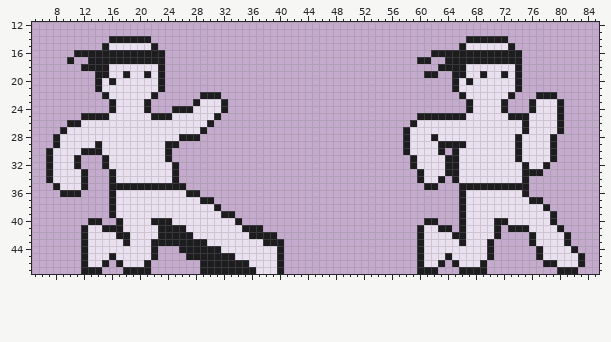
File history of a sprite sheet, Assets/Images/Players/lowkick-Sheet.png. The first picture shows the starting point.
The file is 96x48 pixels. Shown: x 5..85, y 12..47. The old version is drawn lined up with the new one.
And afterwards:
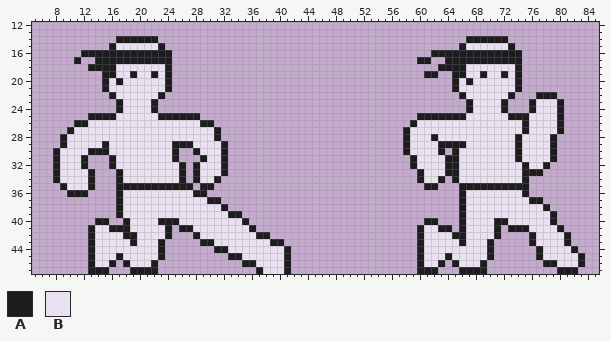
Palette (. is transparent): A #1d1c1f  B #eae1f0
What changed:
whole drawing moved by +2,+0 (the old picture is shown already moved)
y 14: x 16 A -> .; x 22 . -> A
y 15: x 15..16 AB -> .A; x 22..23 A. -> BA
y 16: x 11 A -> .; x 24 . -> A
y 17: x 10..11 A. -> .A; x 13 A -> .; x 24 . -> A
y 18: x 12 A -> .; x 16 B -> A; x 23..24 A. -> BA
y 19: x 14 A -> .; x 16 B -> A; x 18..19 AB -> BA; x 21..24 ABA. -> BABA
y 20: x 14..17 ABAB -> .ABA; x 23..24 A. -> BA
y 21: x 14..15 AB -> .A; x 23..24 A. -> BA
y 22: x 15..16 AB -> .A; x 22..23 A. -> BA; x 29..31 AAA -> ...
y 23: x 16..17 AB -> .A; x 21..22 A. -> BA; x 28..32 ABBBA -> .....
y 24: x 16..17 AB -> .A; x 21..22 A. -> BA; x 25..32 AAABBBBA -> ........
y 25: x 12 A -> .; x 16 B -> A; x 22 A -> B; x 25..31 BBBBBBA -> AAAA...
y 26: x 10 A -> .; x 12 B -> A; x 29 B -> A
y 27: x 9..10 AB -> .A; x 29..31 A.. -> BBA
y 28: x 8..9 AB -> .A; x 26..31 AAA... -> BBBBBA
y 29: x 8..9 AB -> .A; x 14..15 AB -> BA; x 24 A -> B; x 26..32 ....... -> AABBBBA
y 30: x 7..8 AB -> .A; x 12 A -> B; x 15 B -> A; x 24..25 A. -> BA; x 28..32 ..... -> ABBBA
y 31: x 7..8 AB -> .A; x 11..12 A. -> BA; x 15..16 AB -> .A; x 24..25 A. -> BA; x 29..32 .... -> ABBA
y 32: x 7..8 AB -> .A; x 11..12 A. -> BA; x 15..16 AB -> .A; x 25..26 A. -> BA; x 28..32 ..... -> ABBBA
y 33: x 7..8 AB -> .A; x 12..13 A. -> BA; x 16..17 AB -> .A; x 25..26 A. -> BA; x 28..32 ..... -> ABBBA
y 34: x 7..8 AB -> .A; x 12..13 A. -> BA; x 16..17 AB -> .A; x 25..26 A. -> BA; x 28..31 .... -> ABBA
y 35: x 8..9 AB -> .A; x 12..13 A. -> BA; x 16 A -> .; x 27 . -> A; x 29..30 .. -> AA
y 36: x 9 A -> .; x 12 . -> A; x 16..17 AB -> .A; x 27 A -> B; x 29 . -> A
y 37: x 16..17 AB -> .A; x 29 A -> B; x 31 . -> A
y 38: x 16..17 AB -> .A; x 31..32 A. -> BA
y 39: x 16..17 AB -> .A; x 32 A -> B; x 34 . -> A
y 40: x 13 A -> .; x 15 . -> A; x 17..18 AB -> .A; x 22 A -> B; x 25 B -> A; x 34..35 A. -> BA
y 41: x 12..13 AB -> .A; x 15 A -> B; x 18 B -> A; x 23 A -> B; x 25 A -> .; x 27 B -> A; x 35 A -> B; x 37 A -> .
y 42: x 12..13 AB -> .A; x 17 A -> B; x 19 B -> A; x 23 A -> B; x 25..28 AAAB -> ...A; x 36 A -> B; x 39 A -> .
y 43: x 12..13 AB -> .A; x 18..19 AB -> BA; x 22 A -> B; x 24..28 AAAAA -> .....; x 30 B -> A; x 38 A -> B
y 44: x 12..13 AB -> .A; x 22..23 A. -> BA; x 26..30 AAAAA -> .....; x 32 B -> A; x 40..41 A. -> BA
y 45: x 12..13 AB -> .A; x 16..17 AB -> BA; x 22..23 A. -> BA; x 27..32 AAAAAA -> ......; x 34 B -> A; x 40..41 A. -> BA
y 46: x 12..13 AB -> .A; x 15..18 A.AB -> BA.A; x 21..22 A. -> BA; x 29..34 AAAAAA -> ......; x 36 B -> A; x 40..41 A. -> BA
y 47: x 12 A -> .; x 15 . -> A; x 18 A -> .; x 22 . -> A; x 29..37 AAAAAAAAB -> ........A; x 40..41 A. -> BA
